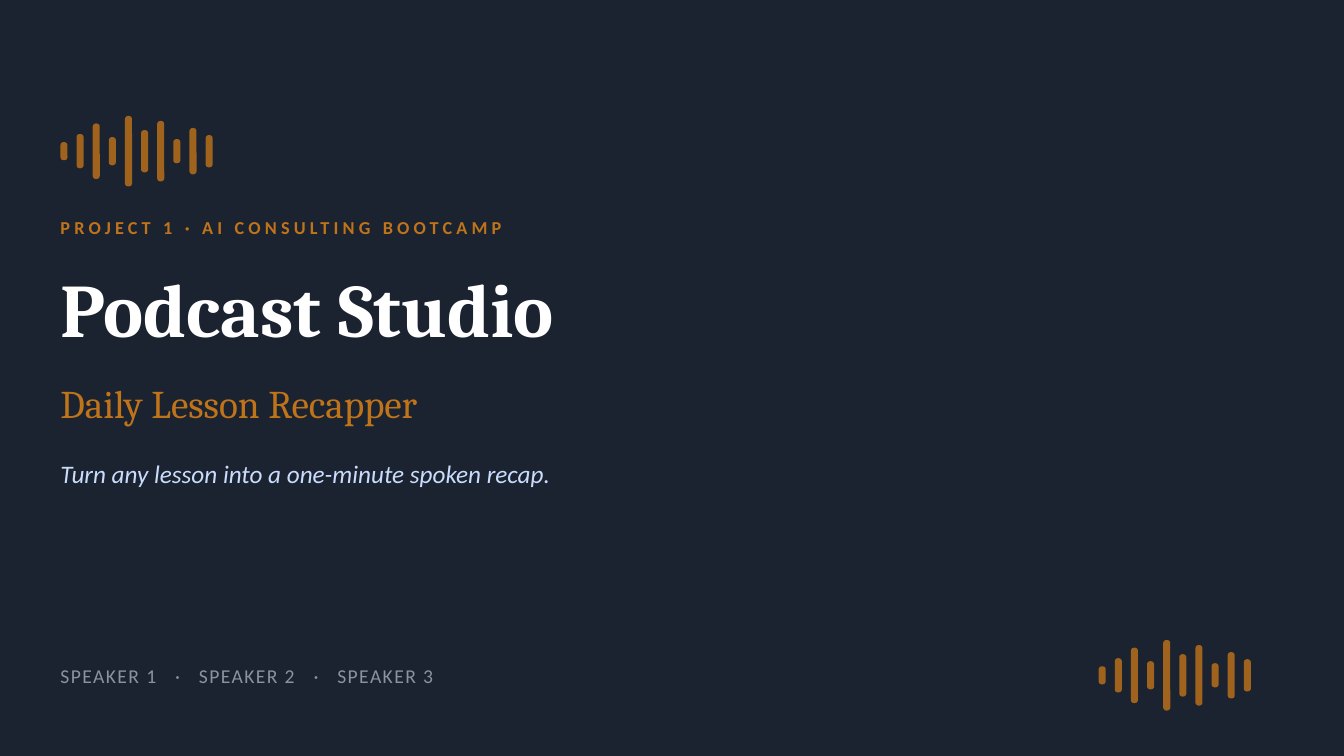
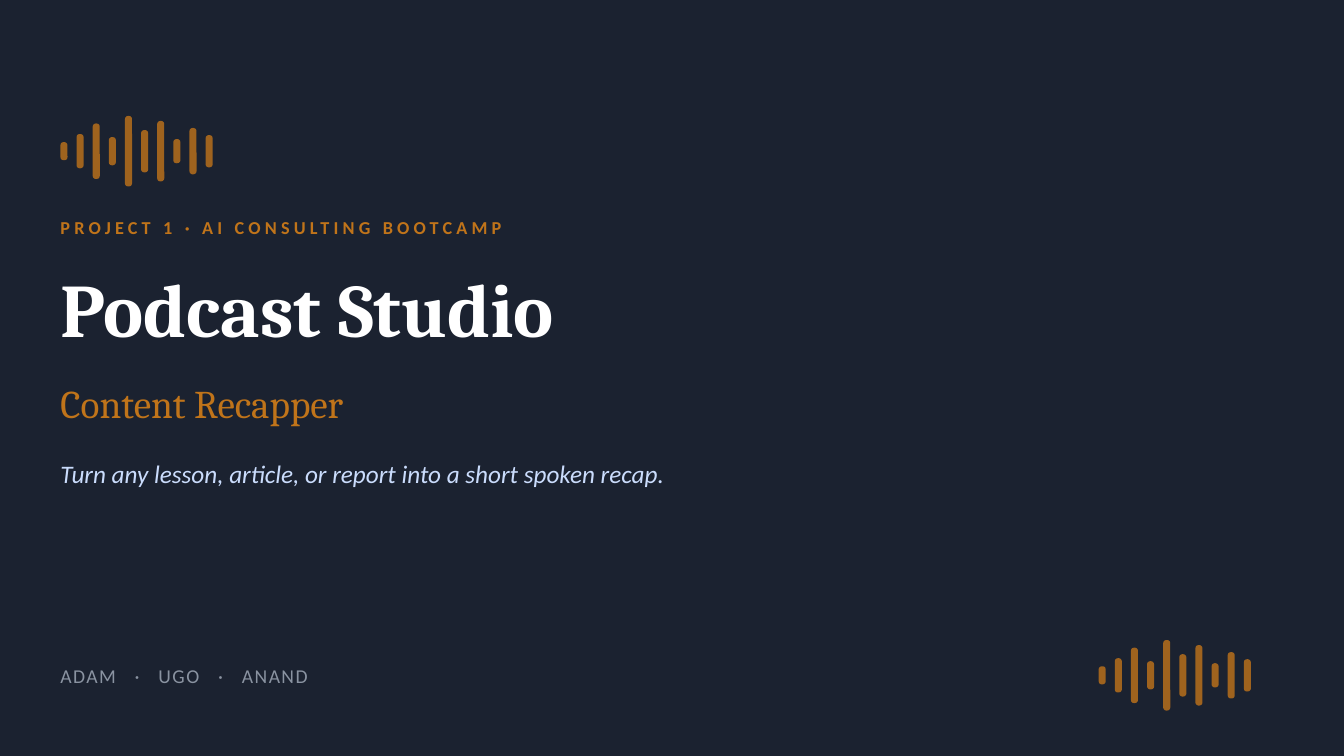
Before and after one commit to nyelugo/PROJECT-Podcast-Studio, a slide deck: slide 1 of Podcast-Studio-Presentation.pptx. Drawn at 1344x756 pixels with LibreOffice and Linux fonts; fonts in the diff are those of the drawing. Boxes give left, top, right and bottom in pixels: in the first picture for what was removed or moved away, otherwise in the second. Text is boxed around its words. In the diff, an @@ line names an element or a change of style, - is before the commit and + after.

```diff
--- a/Podcast-Studio-Presentation.pptx
+++ b/Podcast-Studio-Presentation.pptx
@@ text at bbox=[60, 391, 343, 426]: text changed @@
-Daily Lesson Recapper
+Content Recapper
@@ text at bbox=[60, 465, 664, 487]: text changed @@
-Turn any lesson into a one-minute spoken recap.
+Turn any lesson, article, or report into a short spoken recap.
@@ text at bbox=[60, 670, 308, 683]: text changed @@
-SPEAKER 1 · SPEAKER 2 · SPEAKER 3
+ADAM · UGO · ANAND
```
Also in this commit, not shown: 2 other slides changed, 6 other files.
